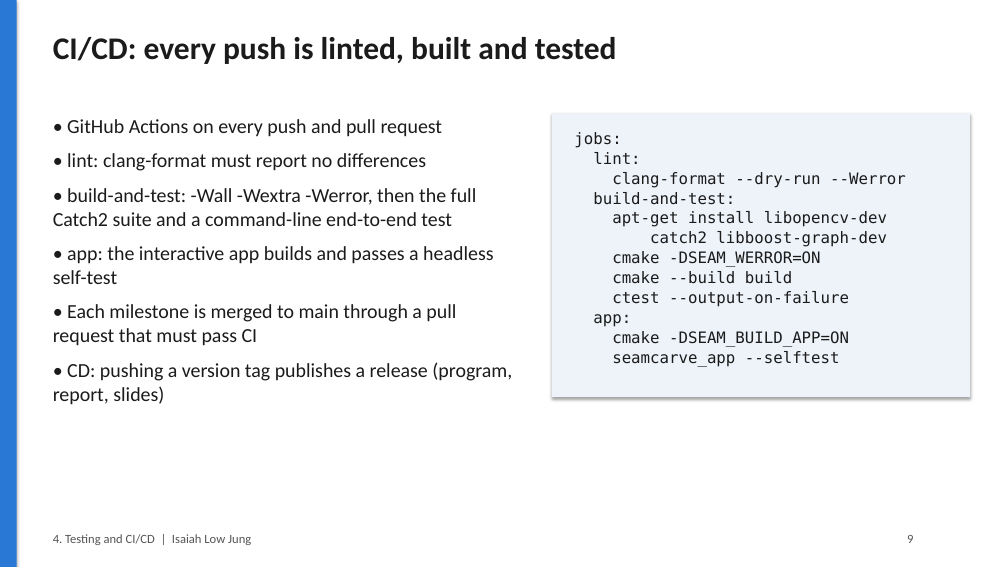
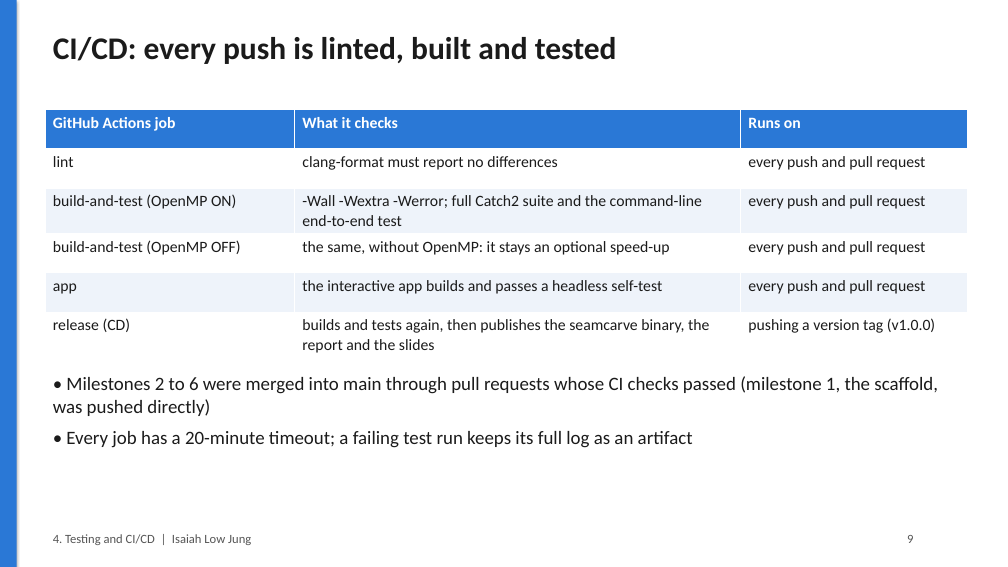
Before and after one commit to Raziqqx/seam-carving, a slide deck: slide 9 of slides/Team5_Seam_Carving.pptx. Drawn at 1008x567 pixels with LibreOffice and Linux fonts; fonts in the diff are those of the drawing. Boxes give left, top, right and bottom in pixels: in the first picture for what was removed or moved away, otherwise in the second. Text is boxed around its words. In the diff, an @@ line names an element or a change of style, - is before the commit and + after.

```diff
--- a/slides/Team5_Seam_Carving.pptx
+++ b/slides/Team5_Seam_Carving.pptx
@@ table added at [45, 110, 968, 357], 6 rows, 3 columns @@
+GitHub Actions job | What it checks | Runs on
+lint | clang-format must report no differences | every push and pull request
+build-and-test (OpenMP ON) | -Wall -Wextra -Werror; full Catch2 suite and the command-line end-to-end test | every push and pull request
+build-and-test (OpenMP OFF) | the same, without OpenMP: it stays an optional speed-up | every push and pull request
+app | the interactive app builds and passes a headless self-test | every push and pull request
+release (CD) | builds and tests again, then publishes the seamcarve binary, the report and the slides | pushing a version tag (v1.0.0)
@@ text removed at [53, 119, 512, 405] @@
-• GitHub Actions on every push and pull request
-• lint: clang-format must report no differences
-• build-and-test: -Wall -Wextra -Werror, then the full Catch2 suite and a command-line end-to-end test
-• app: the interactive app builds and passes a headless self-test
-• Each milestone is merged to main through a pull request that must pass CI
-• CD: pushing a version tag publishes a release (program, report, slides)
@@ rectangle removed at [552, 113, 970, 397] @@
@@ text removed at [574, 132, 906, 367] @@
-jobs:
-lint:
-clang-format --dry-run --Werror
-build-and-test:
-apt-get install libopencv-dev
-catch2 libboost-graph-dev
-cmake -DSEAM_WERROR=ON
-cmake --build build
-ctest --output-on-failure
-app:
-cmake -DSEAM_BUILD_APP=ON
-seamcarve_app --selftest
@@ text added at [53, 376, 938, 448], 18 pt, text #1B1B1B @@
+• Milestones 2 to 6 were merged into main through pull requests whose CI checks passed (milestone 1, the scaffold, was pushed directly)
+• Every job has a 20-minute timeout; a failing test run keeps its full log as an artifact
```
Also in this commit, not shown: 7 other slides changed, 4 other files.
